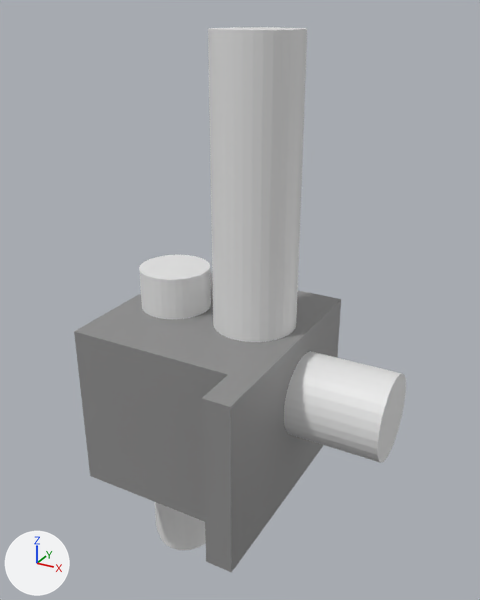
What one commit did to the glTF model lug1.glb.
Before and after are seen from a 50 mm lens placed at (3.23, -5.33, 3.76), pointed at (0.34, -0.07, 1.13). Every picture has the same lights, and +X, +Y and +Z are marked at lower left. Where no turn or scale is listed for an object, it has been applied to the vertices.
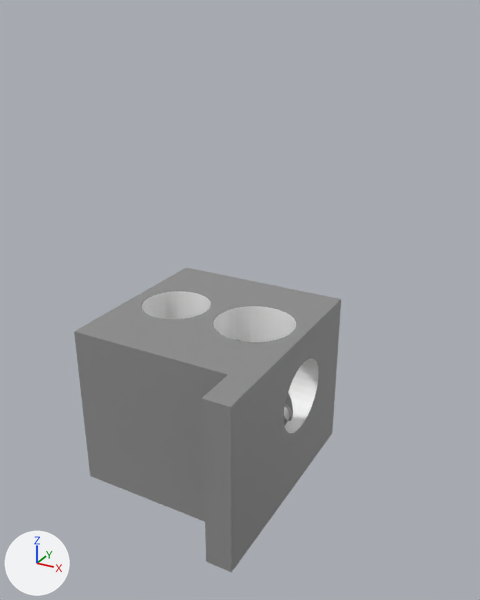
Boxes (x1, y1, x2, y2) around the edits, measured in the pictures (480 x 600 px):
'Cylinder.001', deleted
    before: (208, 27, 307, 342)
'Cylinder', deleted
    before: (284, 351, 406, 463)
'Cylinder.002', deleted
    before: (139, 255, 211, 550)

The change in detail:
Object 'Cylinder' (ob_cylinder) is deleted.
Object 'Cylinder.001' (ob_cylinder_001) is deleted.
Object 'Cylinder.002' (ob_cylinder_002) is deleted.
